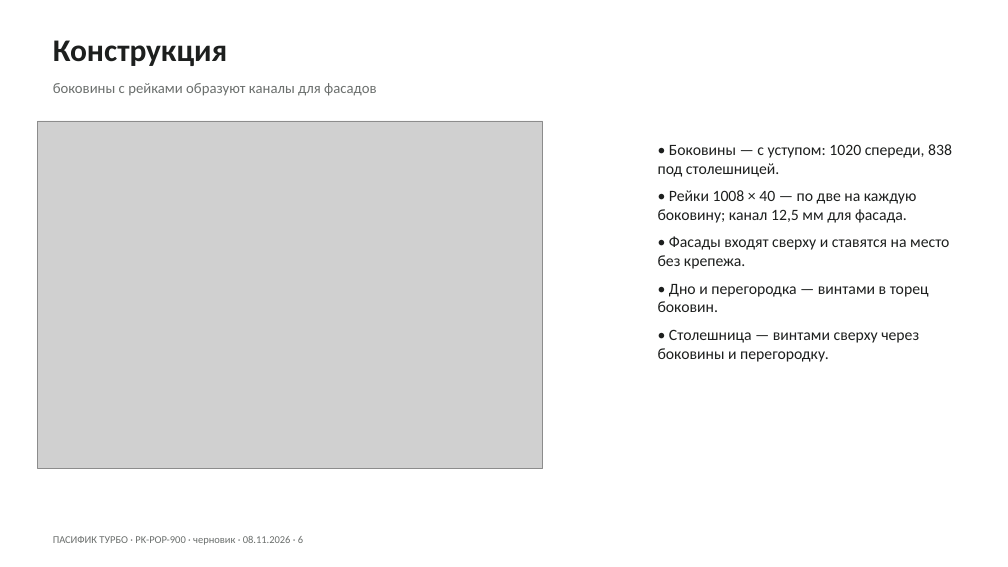
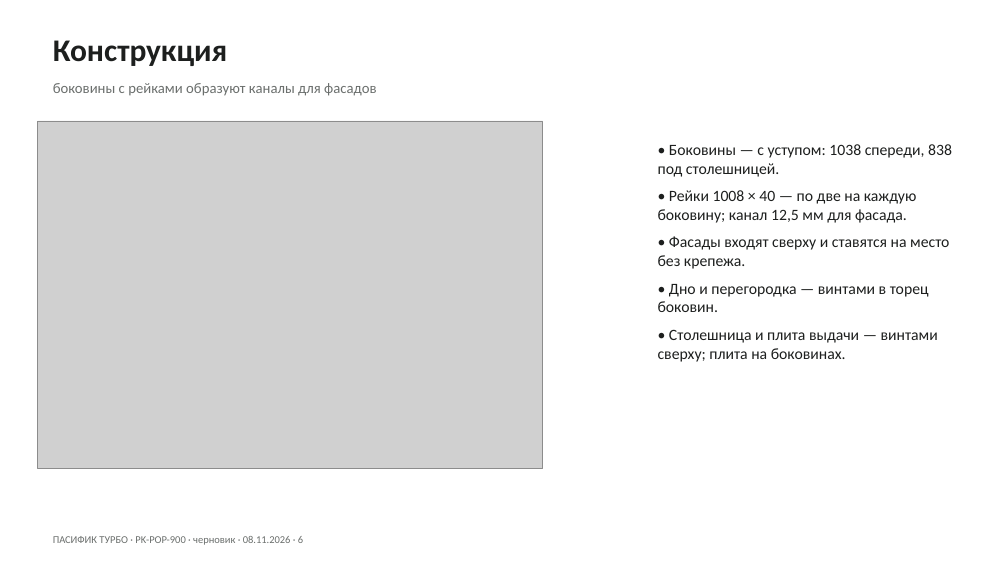
Before and after one commit to horaanlika-droid/pacific, a slide deck: slide 6 of docs/popup/PK-POP-900_prezentatsiya.pptx. Drawn at 1008x567 pixels with LibreOffice and Linux fonts; fonts in the diff are those of the drawing; grey boxes stand for pictures. Boxes give left, top, right and bottom in pixels: in the first picture for what was removed or moved away, otherwise in the second. Text is boxed around its words. In the diff, an @@ line names an element or a change of style, - is before the commit and + after.

Commit message:
попап: плита выдачи из фанеры 12 мм (PK-POP-07, слоты и логотип), боковины 1038, презентация и концепция рев. 2

```diff
--- a/docs/popup/PK-POP-900_prezentatsiya.pptx
+++ b/docs/popup/PK-POP-900_prezentatsiya.pptx
@@ text at box(658, 144, 952, 177): text changed @@
-• Боковины — с уступом: 1020 спереди, 838 под столешницей.
+• Боковины — с уступом: 1038 спереди, 838 под столешницей.
@@ text at box(658, 329, 938, 362): text changed @@
-• Столешница — винтами сверху через боковины и перегородку.
+• Столешница и плита выдачи — винтами сверху; плита на боковинах.
```
Also in this commit, not shown: 4 other slides changed, 15 other files.
